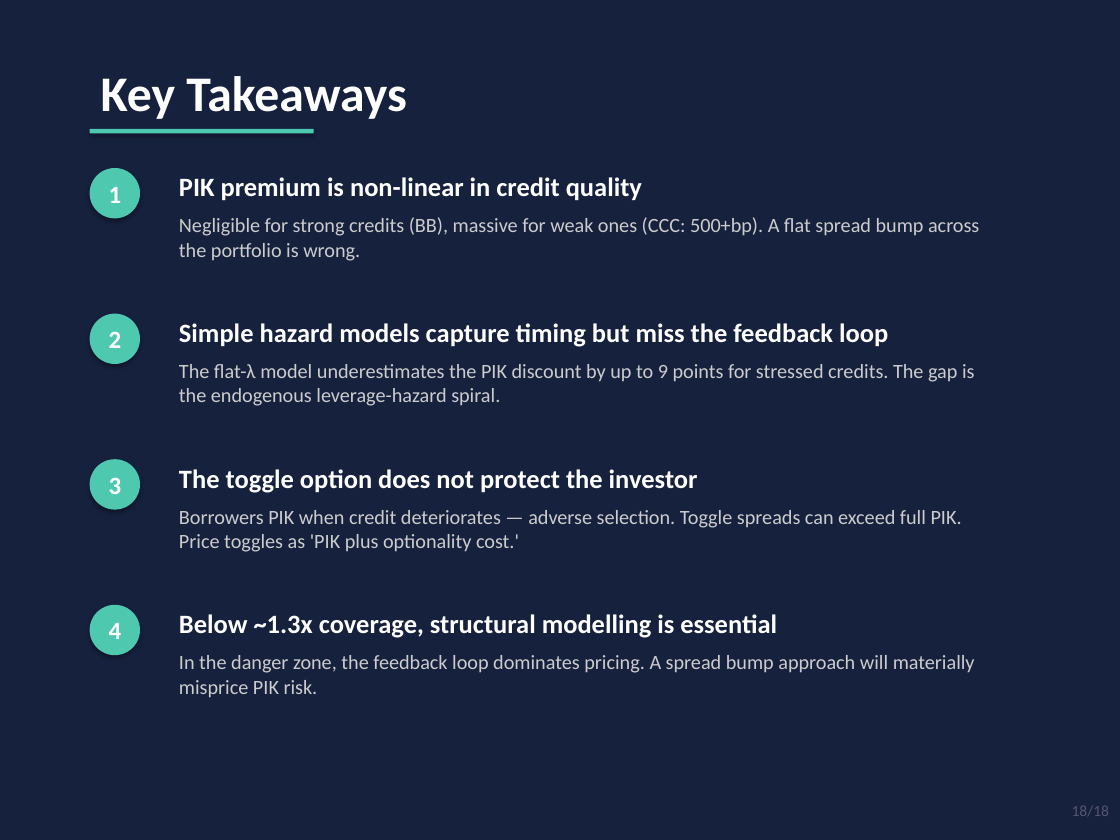
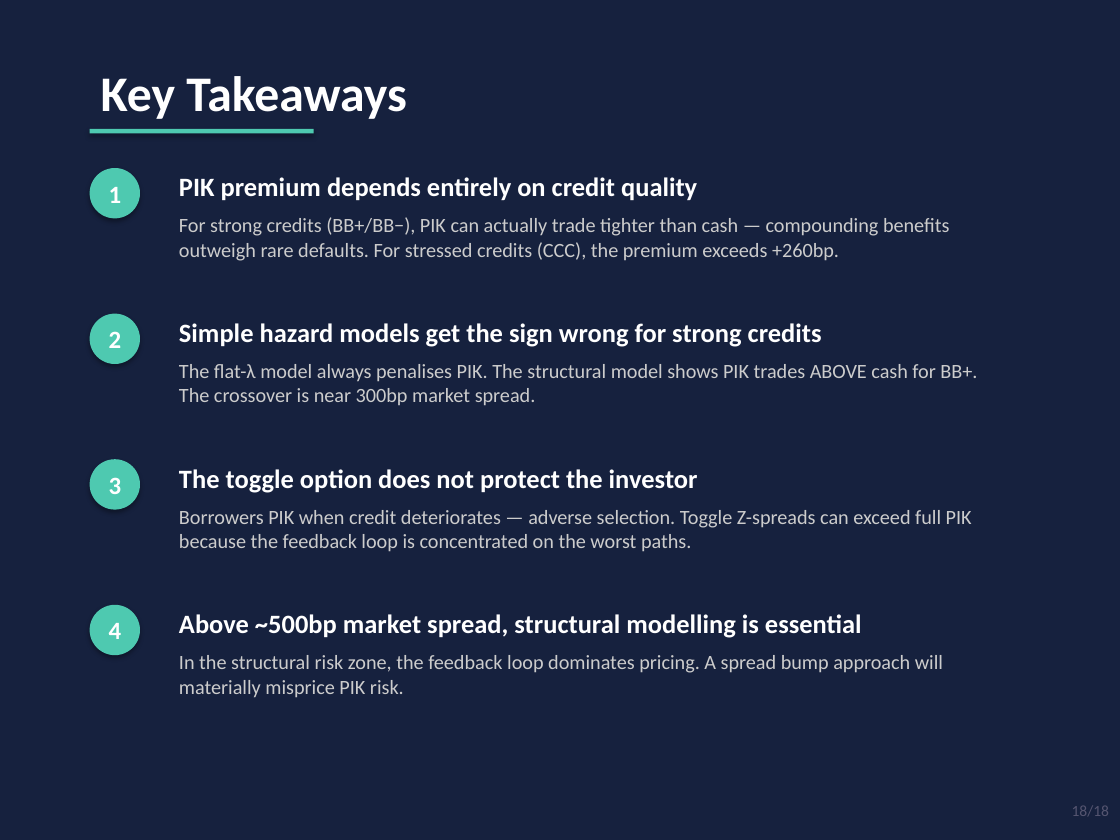
Before and after one commit to jeickmeier/rfin, a slide deck: slide 18 of finstack-py/examples/scripts/valuations/instruments/pik_coupon_pricing.pptx. Drawn at 1120x840 pixels with LibreOffice and Linux fonts; fonts in the diff are those of the drawing. Boxes give left, top, right and bottom in pixels: in the first picture for what was removed or moved away, otherwise in the second. Text is boxed around its words. In the diff, an @@ line names an element or a change of style, - is before the commit and + after.

```diff
--- a/finstack-py/examples/scripts/valuations/instruments/pik_coupon_pricing.pptx
+++ b/finstack-py/examples/scripts/valuations/instruments/pik_coupon_pricing.pptx
@@ text at <box>179,177,697,200</box>: text changed @@
-PIK premium is non-linear in credit quality
+PIK premium depends entirely on credit quality
@@ text at <box>179,217,949,261</box>: text changed @@
-Negligible for strong credits (BB), massive for weak ones (CCC: 500+bp). A flat spread bump across the portfolio is wrong.
+For strong credits (BB+/BB−), PIK can actually trade tighter than cash — compounding benefits outweigh rare defaults. For stressed credits (CCC), the premium exceeds +260bp.
@@ text at <box>179,323,822,347</box>: text changed @@
-Simple hazard models capture timing but miss the feedback loop
+Simple hazard models get the sign wrong for strong credits
@@ text at <box>179,364,977,406</box>: text changed @@
-The flat-λ model underestimates the PIK discount by up to 9 points for stressed credits. The gap is the endogenous leverage-hazard spiral.
+The flat-λ model always penalises PIK. The structural model shows PIK trades ABOVE cash for BB+. The crossover is near 300bp market spread.
@@ text at <box>179,510,972,552</box>: text changed @@
-Borrowers PIK when credit deteriorates — adverse selection. Toggle spreads can exceed full PIK. Price toggles as 'PIK plus optionality cost.'
+Borrowers PIK when credit deteriorates — adverse selection. Toggle Z-spreads can exceed full PIK because the feedback loop is concentrated on the worst paths.
@@ text at <box>179,614,862,638</box>: text changed @@
-Below ~1.3x coverage, structural modelling is essential
+Above ~500bp market spread, structural modelling is essential
@@ text at <box>179,655,943,698</box>: text changed @@
-In the danger zone, the feedback loop dominates pricing. A spread bump approach will materially misprice PIK risk.
+In the structural risk zone, the feedback loop dominates pricing. A spread bump approach will materially misprice PIK risk.
```
Also in this commit, not shown: 14 other slides changed, 2 slides added, 2 slides removed, 9 other files.
